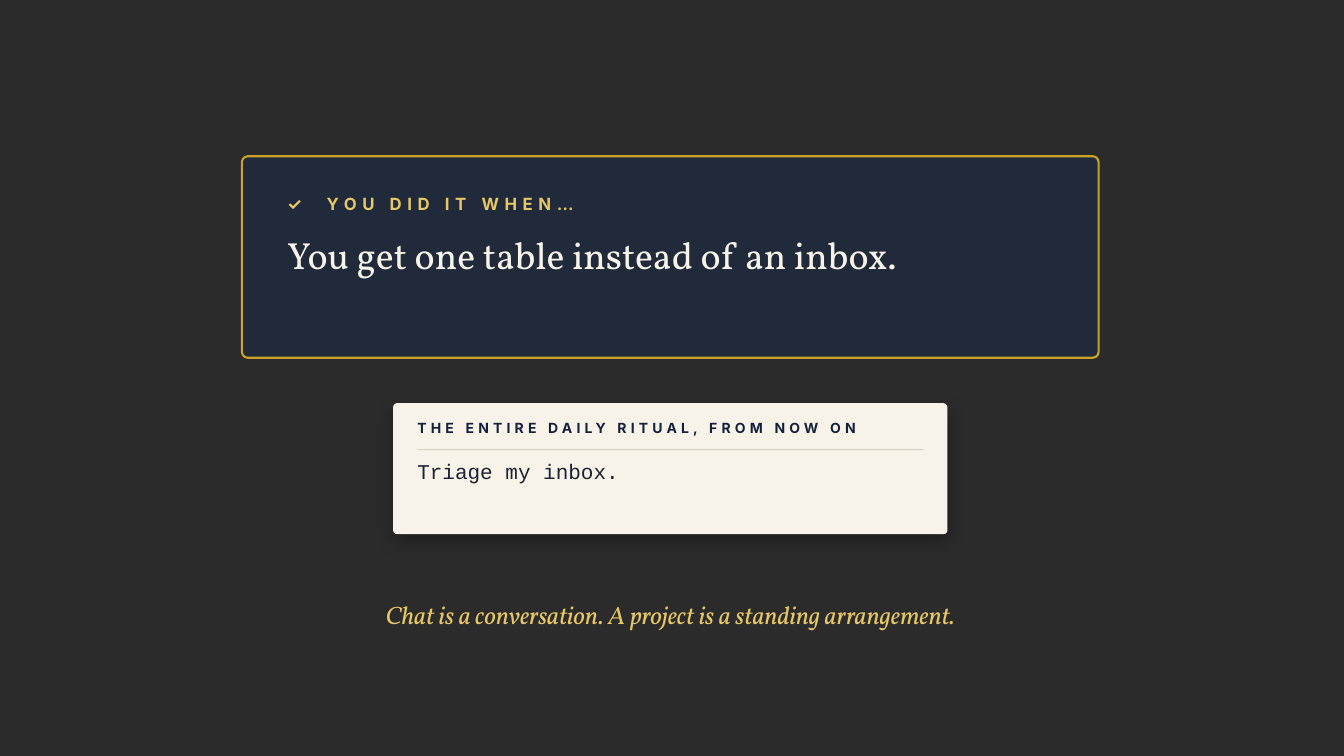
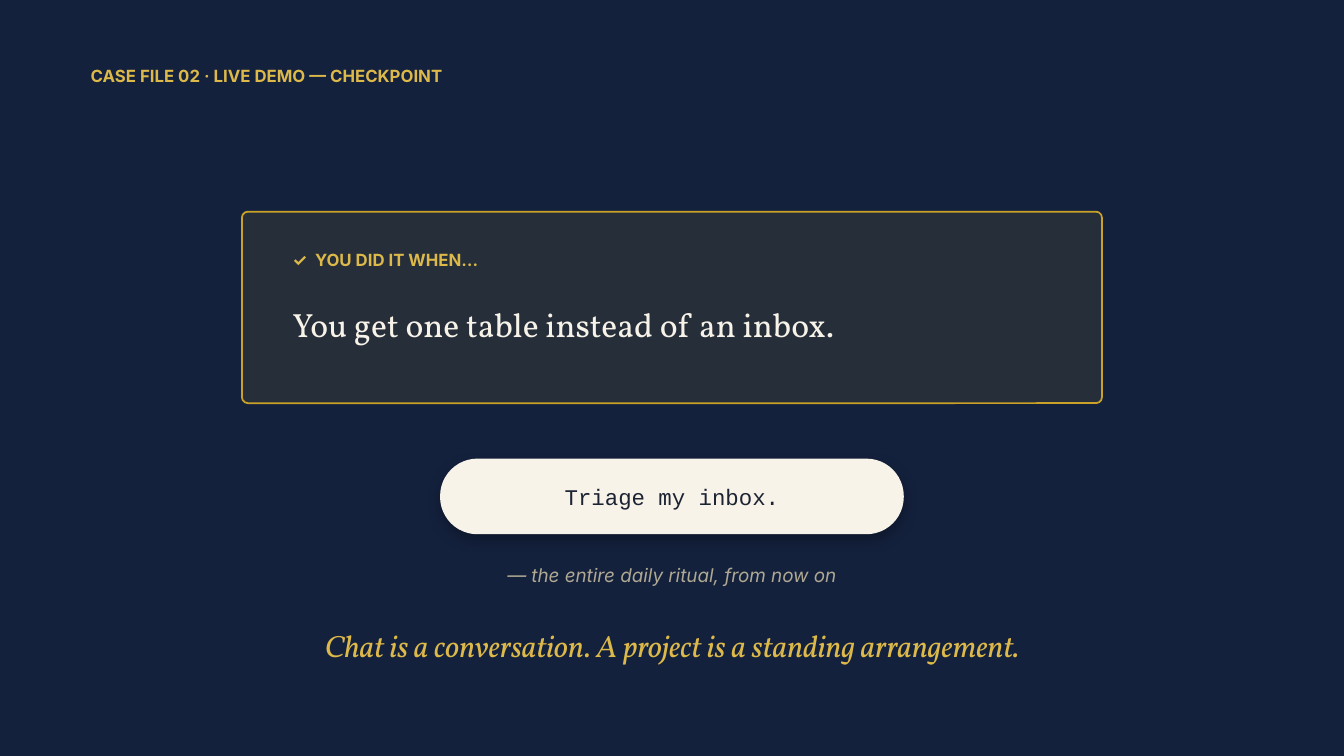
Before and after one commit to denisekgosnell/Donna, a slide deck: slide 11 of assets/build-your-own-donna.pptx (slide 13 before the commit). Drawn at 1344x756 pixels with LibreOffice and Linux fonts; fonts in the diff are those of the drawing; background and template pictures are left out; a plain dark background stands for a picture behind light text. Boxes give left, top, right and bottom in pixels: in the first picture for what was removed or moved away, otherwise in the second. Text is boxed around its words. In the diff, an @@ line names an element or a change of style, - is before the commit and + after.

```diff
--- a/assets/build-your-own-donna.pptx
+++ b/assets/build-your-own-donna.pptx
@@ background picture (left out) to #14213D @@
@@ text added at <box>91,69,442,82</box>, 12 pt, text #DDB94A, bold @@
+CASE FILE 02 · LIVE DEMO — CHECKPOINT
@@ rounded rectangle: place and size @@
-rounded rectangle at <box>242,156,1099,358</box>
+rounded rectangle at <box>242,212,1102,403</box>
@@ rounded rectangle at <box>242,212,1102,403</box>: fill #212A3B to #C9A227 at 10% opacity; outline #C9A227 1.5 pt to #C9A227 1.25 pt; proportions changed @@
@@ text "✓ YOU DID IT WHEN…": place and size @@
-text "✓ YOU DID IT WHEN…" at <box>327,197,574,210</box>
+text "✓ YOU DID IT WHEN…" at <box>315,253,478,266</box>
@@ text "✓ YOU DID IT WHEN…" at <box>315,253,478,266</box>: text colour #E7C766 to #DDB94A, letter spacing 4 to 0 pt @@
@@ text "You get one table instead ...": place and size @@
-text "You get one table instead ..." at <box>287,242,897,279</box>
+text "You get one table instead ..." at <box>292,313,834,346</box>
@@ text "You get one table instead ..." at <box>292,313,834,346</box>: size 27 to 24 pt; vertical alignment top to middle @@
@@ line removed from (417, 450) to (924, 450) @@
@@ text "Triage my inbox.": place and size @@
-text "Triage my inbox." at <box>417,464,619,484</box>
+text "Triage my inbox." at <box>565,489,779,510</box>
@@ text "Triage my inbox." at <box>565,489,779,510</box>: size 15 to 16 pt; alignment left to centre; line spacing 21.8pt to 1; vertical alignment top to middle @@
@@ rounded rectangle: place and size @@
-rounded rectangle at <box>393,403,948,534</box>
+rounded rectangle at <box>441,459,904,534</box>
@@ rounded rectangle at <box>441,459,904,534</box>: shadow changed; proportions changed @@
@@ text at <box>531,567,836,586</box>: text changed; size 10 to 13.5 pt; text colour #14213D to #AFA893; bold off; italic on @@
-THE ENTIRE DAILY RITUAL, FROM NOW ON
+— the entire daily ritual, from now on
@@ text "Chat is a conversation. A ...": place and size @@
-text "Chat is a conversation. A ..." at <box>386,606,955,631</box>
+text "Chat is a conversation. A ..." at <box>325,635,1020,665</box>
@@ text "Chat is a conversation. A ..." at <box>325,635,1020,665</box>: size 18 to 22 pt, text colour #E7C766 to #DDB94A @@
```
Also in this commit, not shown: 12 other slides changed, 3 slides added, 8 slides removed, 5 other files.
